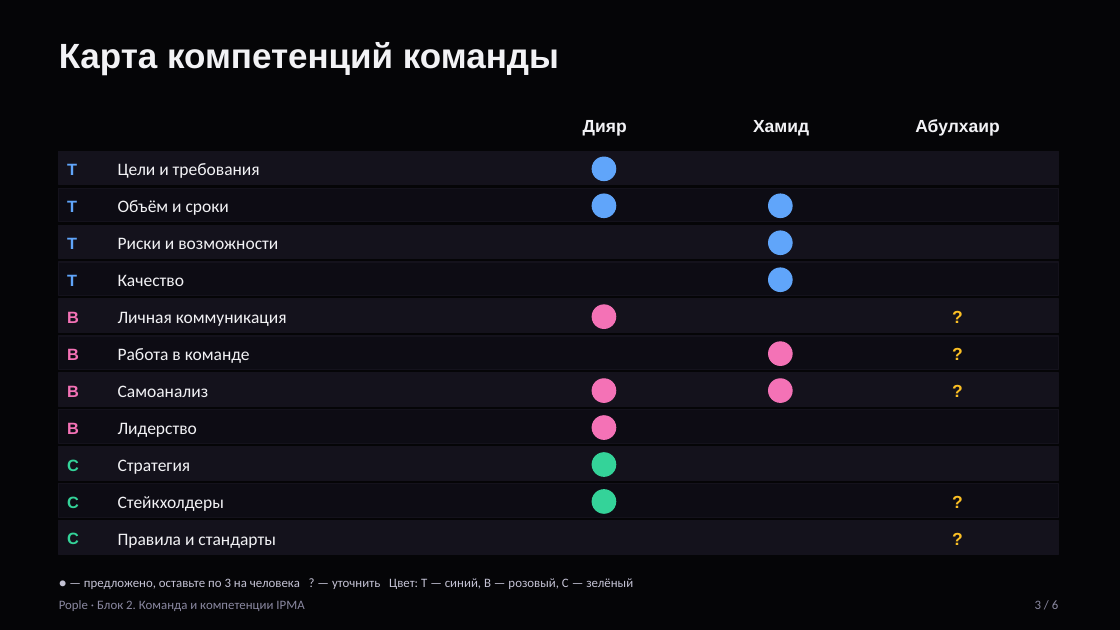
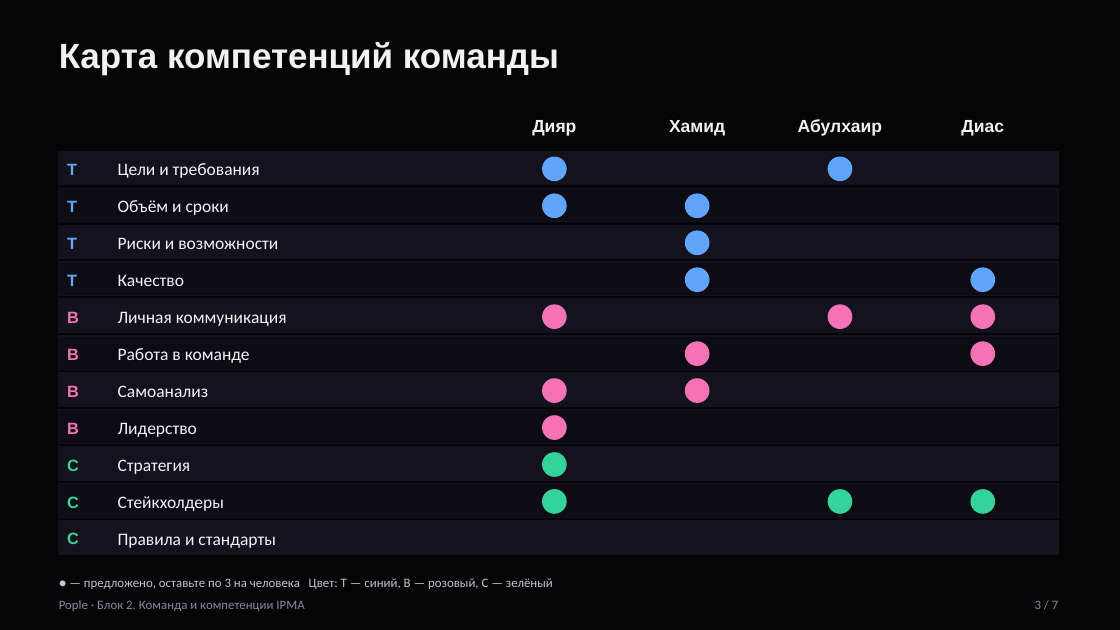
Before and after one commit to taekeanoshi/Almau_messanger, a slide deck: slide 3 of docs/block2/Block2_IPMA_slides.pptx. Drawn at 1120x630 pixels with LibreOffice and Linux fonts; fonts in the diff are those of the drawing. Boxes give left, top, right and bottom in pixels: in the first picture for what was removed or moved away, otherwise in the second. Text is boxed around its words. In the diff, an @@ line names an element or a change of style, - is before the commit and + after.

```diff
--- a/docs/block2/Block2_IPMA_slides.pptx
+++ b/docs/block2/Block2_IPMA_slides.pptx
@@ text "Дияр" moved from (x1=583, y1=120, x2=627, y2=136) to (x1=532, y1=120, x2=576, y2=136) @@
@@ text "Хамид" moved from (x1=753, y1=120, x2=809, y2=136) to (x1=669, y1=120, x2=725, y2=136) @@
@@ text "Абулхаир" moved from (x1=915, y1=119, x2=999, y2=136) to (x1=798, y1=119, x2=882, y2=136) @@
@@ text added at (x1=961, y1=120, x2=1004, y2=136), 15 pt, text #F2F2F5, bold @@
+Диас
@@ ellipse added at (x1=828, y1=157, x2=852, y2=181), fill #60A5FA, outline #60A5FA 1 pt @@
@@ ellipse added at (x1=971, y1=268, x2=995, y2=292), fill #60A5FA, outline #60A5FA 1 pt @@
@@ text removed at (x1=941, y1=299, x2=975, y2=334) @@
-?
@@ ellipse added at (x1=828, y1=305, x2=852, y2=329), fill #F472B6, outline #F472B6 1 pt @@
@@ ellipse added at (x1=971, y1=305, x2=995, y2=329), fill #F472B6, outline #F472B6 1 pt @@
@@ text removed at (x1=941, y1=336, x2=975, y2=371) @@
-?
@@ ellipse added at (x1=971, y1=342, x2=995, y2=365), fill #F472B6, outline #F472B6 1 pt @@
@@ 5 ellipses moved together from (x1=769, y1=194, x2=792, y2=402) to (x1=686, y1=194, x2=709, y2=402) @@
@@ text removed at (x1=941, y1=373, x2=975, y2=408) @@
-?
@@ 7 ellipses moved together from (x1=592, y1=157, x2=616, y2=513) to (x1=543, y1=157, x2=566, y2=513) @@
@@ ellipse added at (x1=828, y1=490, x2=852, y2=513), fill #34D399, outline #34D399 1 pt @@
@@ text removed at (x1=941, y1=484, x2=975, y2=519) @@
-?
@@ ellipse added at (x1=971, y1=490, x2=995, y2=513), fill #34D399, outline #34D399 1 pt @@
@@ text removed at (x1=941, y1=521, x2=975, y2=556) @@
-?
@@ text at (x1=84, y1=578, x2=553, y2=589): text changed @@
-● — предложено, оставьте по 3 на человека ? — уточнить Цвет: T — синий, B — розовый, C — зелёный
+● — предложено, оставьте по 3 на человека Цвет: T — синий, B — розовый, C — зелёный
@@ text at (x1=1035, y1=601, x2=1058, y2=609): text changed @@
-3 / 6
+3 / 7
```
Also in this commit, not shown: 4 other slides changed, 2 slides added, 1 slide removed, 1 other file.
